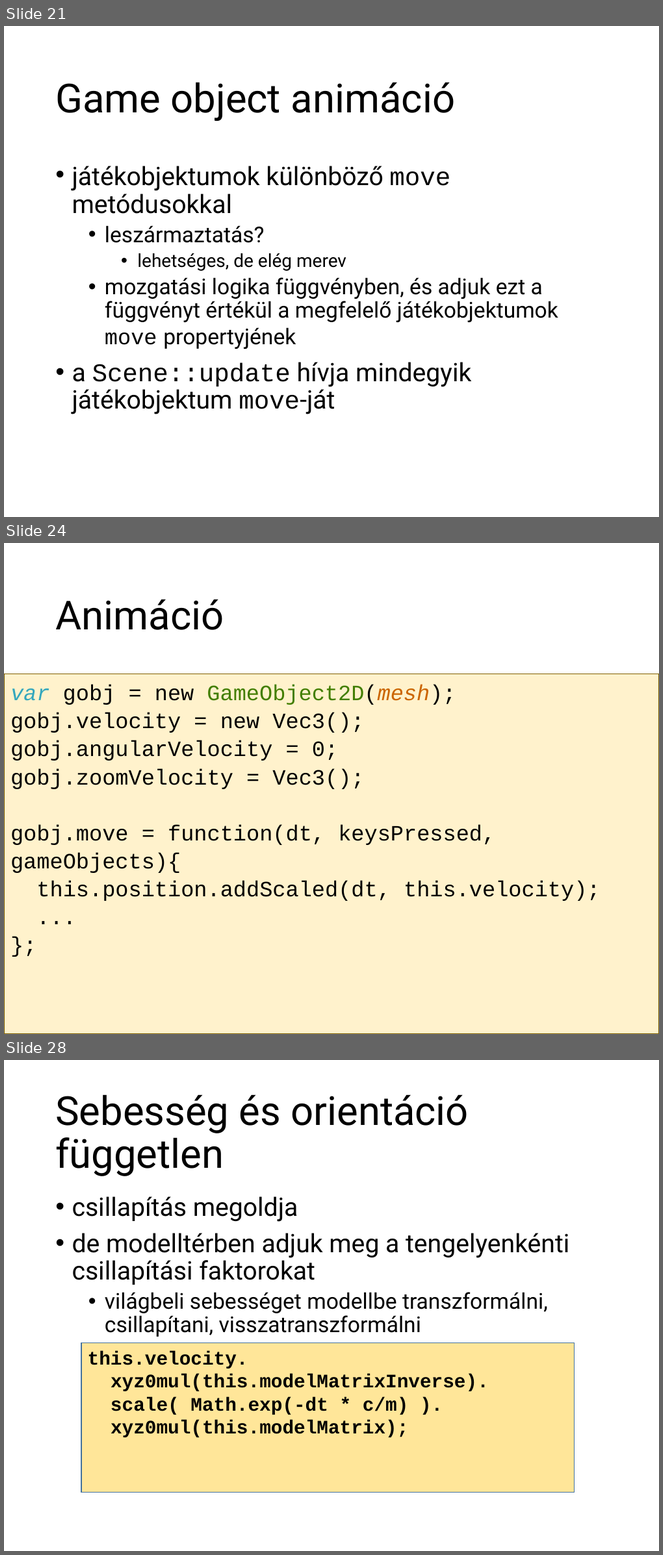
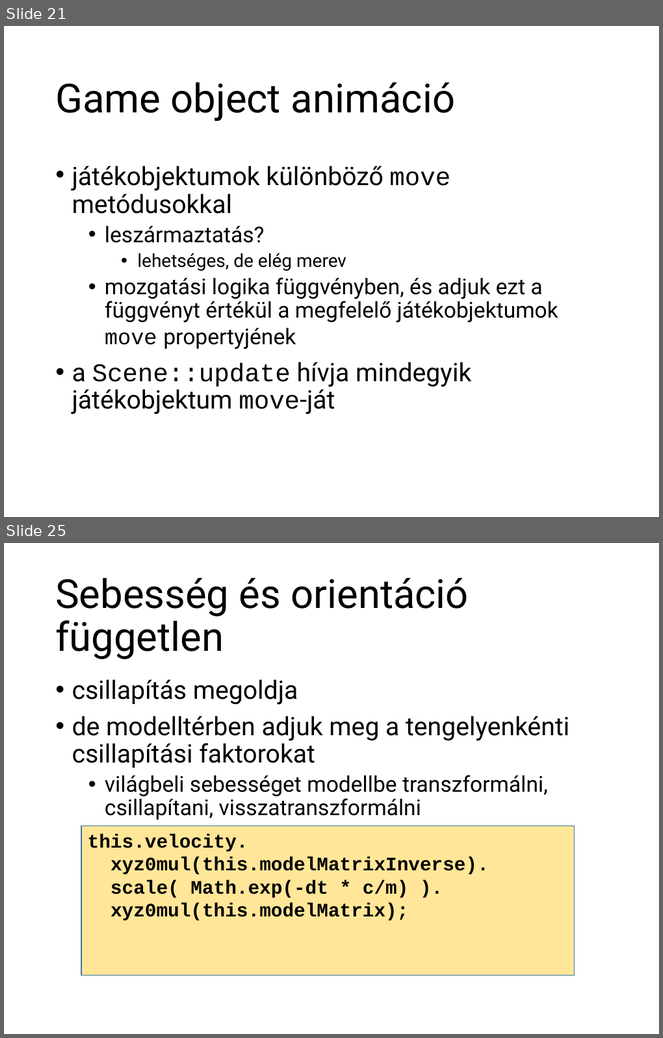
Before and after one commit to szecsi/kogfactory, a slide deck: projects/kog.3gr.020-gom/3gre060_physics.pptx. Shown one above the other, each under a label of ours: slides 21, 24 and 28 before the commit, slides 21 and 25 after it; the slides between them are not shown. The pictures are 663x1555 and 663x1038 pixels, drawn with LibreOffice and Linux fonts; fonts in the diff are those of the drawing. Boxes give left, top, right and bottom in pixels: in the first picture for what was removed or moved away, otherwise in the second. Text is boxed around its words. In the diff, an @@ line names an element or a change of style, - is before the commit and + after.

```diff
--- a/projects/kog.3gr.020-gom/3gre060_physics.pptx
+++ b/projects/kog.3gr.020-gom/3gre060_physics.pptx
@@ slide 24 removed at (x1=4, y1=543, x2=659, y2=1034), background #FFFFFF @@
@@ title removed at (x1=55, y1=599, x2=224, y2=630) @@
-Animáció
@@ text removed at (x1=4, y1=674, x2=659, y2=1034) @@
-var gobj = new GameObject2D(mesh);
-gobj.velocity = new Vec3();
-gobj.angularVelocity = 0;
-gobj.zoomVelocity = Vec3();
-gobj.move = function(dt, keysPressed, gameObjects){
-this.position.addScaled(dt, this.velocity);
-...
-};
@@ what was slide 28 is now slide 25 @@
```
Also in this commit, not shown: 1 slide changed, 2 slides added, 4 other slides removed, 15 other files.
